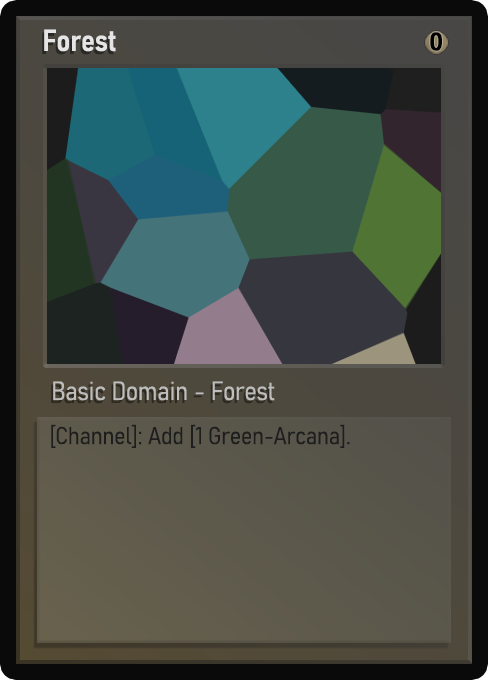
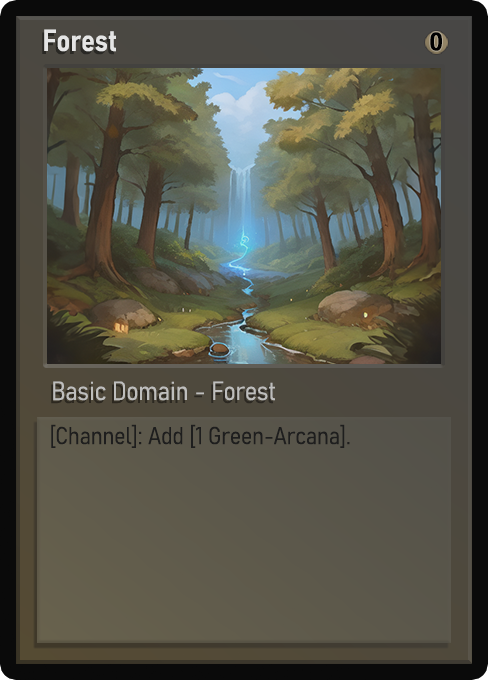
Layers edited between the first and the second 488 × 680 image:
painted on "Name" over (57, 31, 116, 52)
painted on "Class" over (53, 381, 275, 401)
painted on "Desc_norm" over (58, 428, 339, 445)
painted on "Artwork" over (47, 68, 441, 364)
